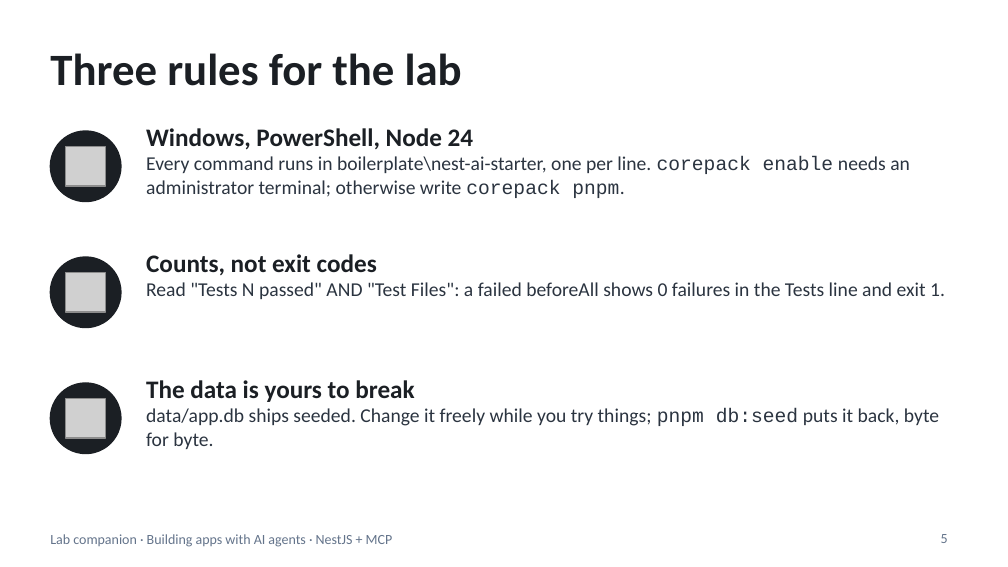
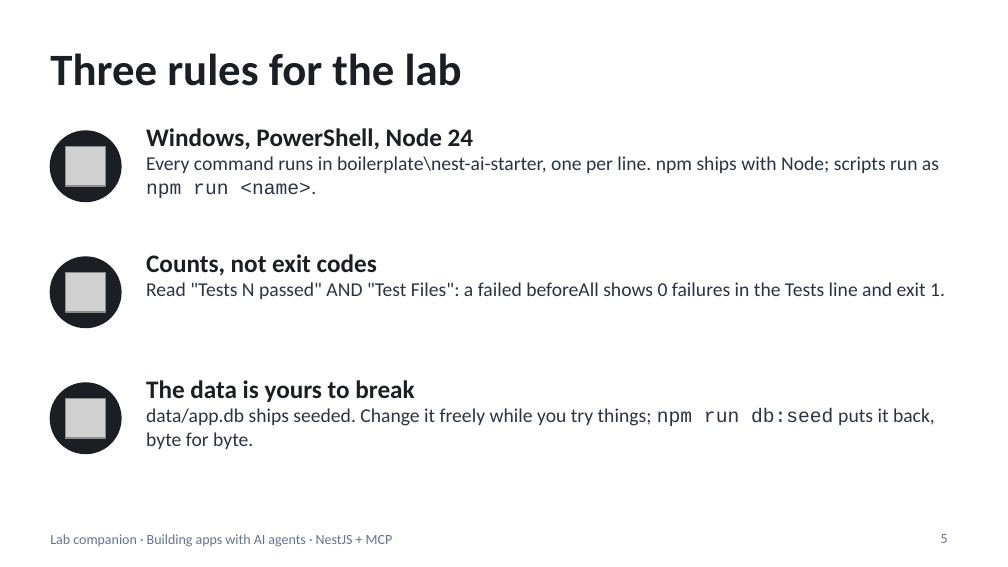
Before and after one commit to blazaga/ai-training-modules, a slide deck: slide 5 of docs/ai-agent-training/slides/lab-companion.pptx. Drawn at 1008x567 pixels with LibreOffice and Linux fonts; fonts in the diff are those of the drawing; grey boxes stand for pictures. Boxes give left, top, right and bottom in pixels: in the first picture for what was removed or moved away, otherwise in the second. Text is boxed around its words. In the diff, an @@ line names an element or a change of style, - is before the commit and + after.

```diff
--- a/docs/ai-agent-training/slides/lab-companion.pptx
+++ b/docs/ai-agent-training/slides/lab-companion.pptx
@@ text at [146, 156, 939, 198]: text changed @@
-Every command runs in boilerplate\nest-ai-starter, one per line. corepack enable needs an administrator terminal; otherwise write corepack pnpm.
+Every command runs in boilerplate\nest-ai-starter, one per line. npm ships with Node; scripts run as npm run <name>.
@@ text at [146, 408, 935, 449]: text changed @@
-data/app.db ships seeded. Change it freely while you try things; pnpm db:seed puts it back, byte for byte.
+data/app.db ships seeded. Change it freely while you try things; npm run db:seed puts it back, byte for byte.
```
Also in this commit, not shown: 15 other slides changed, 11 other files.
